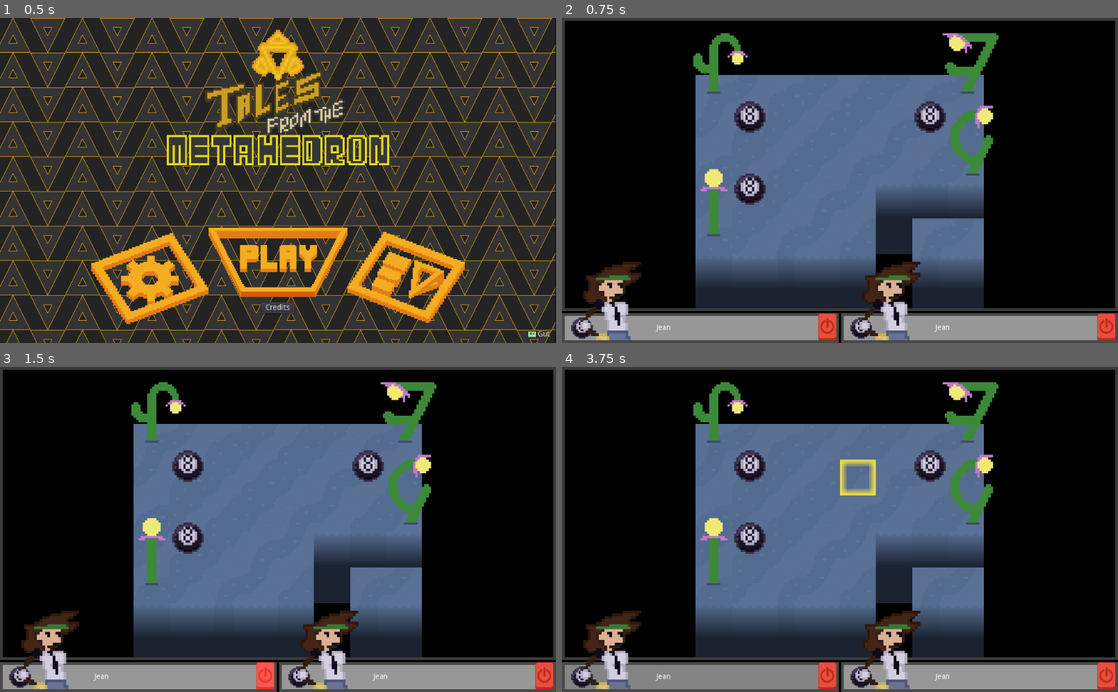
Above: before the commit, frames 1-4 (two rows, left to right).
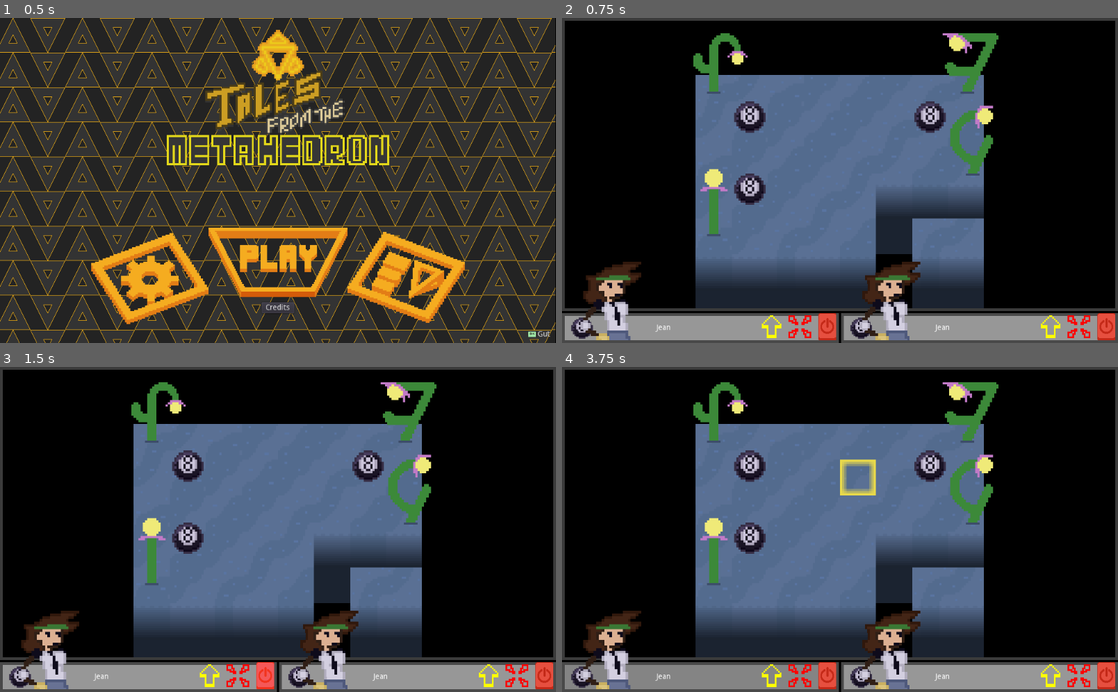
Above: after the commit, the same moments.

Repository: SomeSortOfSam/Metahedron
Game: Godot game, scene res://Scripts/Menu/Menu.tscn
The game is run twice, just before and just after one commit, with the same random seed, the same clock (stepped at 60 frames per second) and the same inputs.
Inputs (mouse positions are in pixels of both pictures, inside the frame that each line leads up to):
- Up to frame 1 (0.5 s): no input
- Up to frame 2 (0.75 s): click (840, 261) at 0.5 s
- Up to frame 3 (1.5 s): click (266, 675) at 1.27 s
- Up to frame 4 (3.75 s): click (828, 675) at 2.02 s; click (828, 675) at 2.77 s; tap Enter at 3.5 s; drag from (840, 513) to (895, 458) at 3.52 s

Frame 1 is identical in both runs. In frame 2, 0.4% of the frame differs, in the area x 35-95%, y 91-99%; in frame 3, 0.4%; in frame 4, 0.4%.

Commit message:
Action Icons

Diff:
--- a/Scripts/Primary/Interface/PlayerUnitGUI.gd
+++ b/Scripts/Primary/Interface/PlayerUnitGUI.gd
@@ -5,6 +5,8 @@
 onready var label : Label = $Body/HBoxContainer/Label
 
 onready var end_turn : TextureButton = $AspectRatioContainer/EndTurn
+onready var moved : TextureRect = $AspectRatioContainer/EndTurn/Control2/Moved
+onready var attacked : TextureRect = $AspectRatioContainer/EndTurn/Control2/Attacked
 onready var outline : ColorRect = $Outline
 onready var body : ColorRect = $Body
 
@@ -36,6 +38,7 @@
 func _on_has_attacked():
 	outline.color = has_moved_outline_color
 	body.color = has_attacked_body_color
+	attacked.modulate = has_attacked_body_color
 
 func _on_has_set_end_turn(new_end_turn):
 	body.color = has_set_end_turn_body_color if new_end_turn else new_turn_body_color
@@ -44,9 +47,12 @@
 	end_turn.show()
 	outline.color = new_turn_outline_color
 	body.color = new_turn_body_color
+	attacked.modulate = Color.red
+	moved.modulate = Color.yellow
 
 func _on_lock_window():
 	outline.color = has_moved_outline_color
+	moved.modulate = has_attacked_body_color
 
 func _on_EndTurn_pressed():
 	emit_signal("request_end_turn")
--- a/Scripts/Primary/Interface/PlayerUnitGUI.tscn
+++ b/Scripts/Primary/Interface/PlayerUnitGUI.tscn
@@ -1,7 +1,8 @@
-[gd_scene load_steps=6 format=2]
+[gd_scene load_steps=9 format=2]
 
 [ext_resource path="res://Scripts/Primary/Interface/PlayerUnitGUI.gd" type="Script" id=1]
-[ext_resource path="res://Assets/Window Sprites/end_turn_button.png" type="Texture" id=2]
+[ext_resource path="res://Assets/Interface Sprites/end_turn_button.png" type="Texture" id=2]
+[ext_resource path="res://Assets/Interface Sprites/Iconsheet.png" type="Texture" id=3]
 
 [sub_resource type="AtlasTexture" id=1]
 atlas = ExtResource( 2 )
@@ -14,6 +15,14 @@
 [sub_resource type="AtlasTexture" id=3]
 atlas = ExtResource( 2 )
 region = Rect2( 32, 0, 32, 47 )
+
+[sub_resource type="AtlasTexture" id=4]
+atlas = ExtResource( 3 )
+region = Rect2( 32, 0, 16, 16 )
+
+[sub_resource type="AtlasTexture" id=5]
+atlas = ExtResource( 3 )
+region = Rect2( 0, 32, 16, 16 )
 
 [node name="PlayerUnitGUI" type="Control"]
 anchor_right = 1.0
@@ -119,7 +128,6 @@
 stretch_mode = 1
 alignment_horizontal = 2
 __meta__ = {
-"_edit_group_": true,
 "_edit_use_anchors_": false
 }
 
@@ -136,4 +144,44 @@
 "_edit_use_anchors_": false
 }
 
+[node name="Control2" type="HBoxContainer" parent="AspectRatioContainer/EndTurn"]
+show_behind_parent = true
+anchor_bottom = 1.0
+margin_left = -110.0
+margin_right = -10.0
+grow_horizontal = 0
+mouse_filter = 2
+size_flags_horizontal = 3
+size_flags_vertical = 3
+__meta__ = {
+"_edit_use_anchors_": false
+}
+
+[node name="Moved" type="TextureRect" parent="AspectRatioContainer/EndTurn/Control2"]
+margin_right = 48.0
+margin_bottom = 595.0
+mouse_filter = 2
+size_flags_horizontal = 3
+size_flags_vertical = 5
+texture = SubResource( 4 )
+expand = true
+stretch_mode = 6
+__meta__ = {
+"_edit_use_anchors_": false
+}
+
+[node name="Attacked" type="TextureRect" parent="AspectRatioContainer/EndTurn/Control2"]
+margin_left = 52.0
+margin_right = 100.0
+margin_bottom = 595.0
+mouse_filter = 2
+size_flags_horizontal = 3
+size_flags_vertical = 5
+texture = SubResource( 5 )
+expand = true
+stretch_mode = 6
+__meta__ = {
+"_edit_use_anchors_": false
+}
+
 [connection signal="pressed" from="AspectRatioContainer/EndTurn" to="." method="_on_EndTurn_pressed"]
--- a/Scripts/Primary/Window/Movement Window.tscn
+++ b/Scripts/Primary/Window/Movement Window.tscn
@@ -136,3 +136,4 @@
 [connection signal="focus_exited" from="VSplitContainer/Body/Body" to="." method="_on_Window_focus_exited"]
 [connection signal="mouse_entered" from="VSplitContainer/Body/Body" to="." method="_on_Window_focus_entered"]
 [connection signal="mouse_exited" from="VSplitContainer/Body/Body" to="." method="_on_Window_focus_exited"]
+[connection signal="mouse_exited" from="VSplitContainer/Body/Body" to="VSplitContainer/Body/Body" method="_on_Body_mouse_exited"]
Binary file added: Assets/Interface Sprites/Iconsheet.png
Not shown, changed: Assets/Interface Sprites/Iconsheet.png.import
Renamed: Assets/Window Sprites/end_turn_button.png -> Assets/Interface Sprites/end_turn_button.png
Not shown, changed: Assets/Interface Sprites/end_turn_button.png.import
Binary file removed: Assets/Menu/Textures/CloseButton.png
Not shown, removed: Assets/Menu/Textures/CloseButton.png.import
Binary file removed: Assets/Menu/Textures/Lore Button.png
Not shown, removed: Assets/Menu/Textures/Lore Button.png.import
Binary file removed: Assets/Menu/Textures/MenuDemo.png
Not shown, removed: Assets/Menu/Textures/MenuDemo.png.import
Binary file removed: Assets/Menu/Textures/PlayButton.png
Not shown, removed: Assets/Menu/Textures/PlayButton.png.import
(and 3 more such lines)
